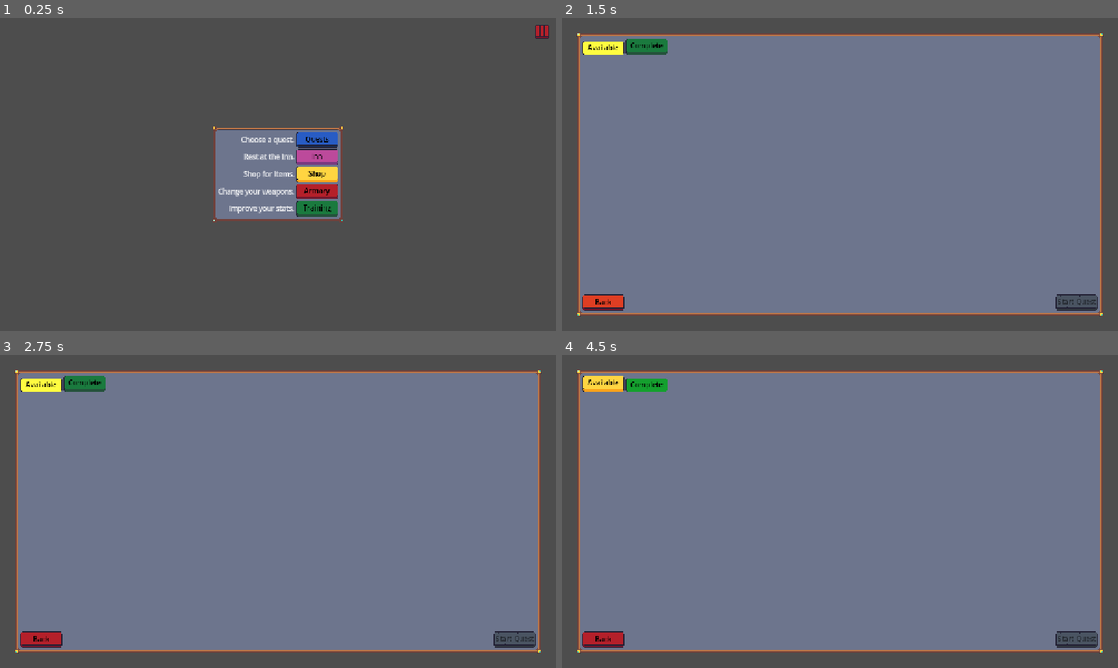
Above: before the commit, frames 1-4 (two rows, left to right).
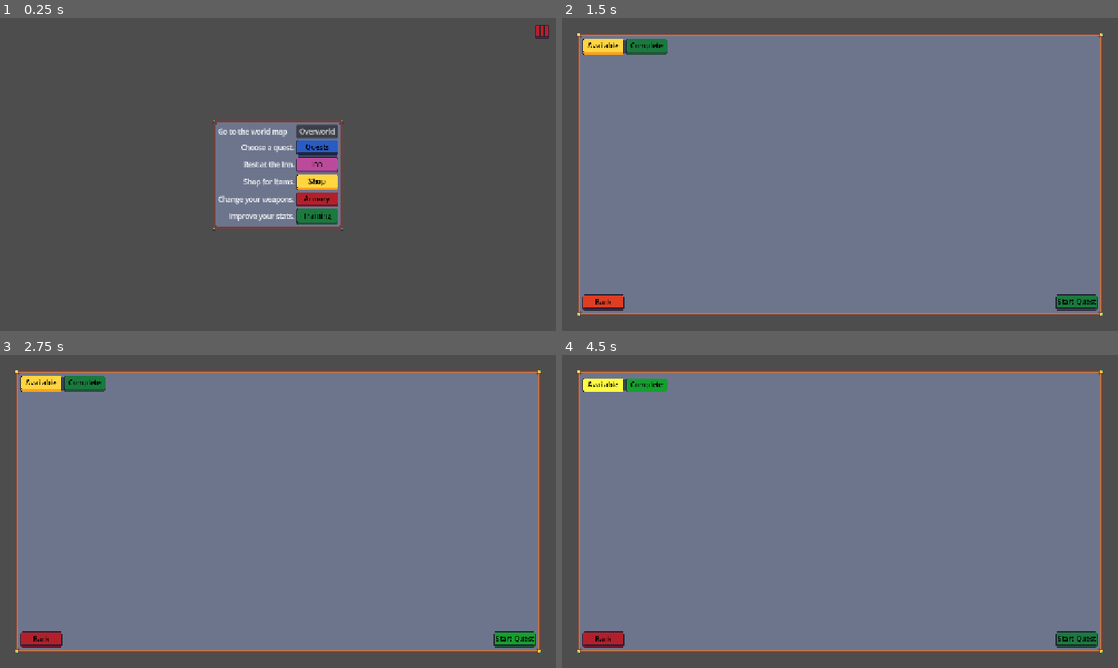
Above: after the commit, the same moments.

Repository: navtges3/PixelValley
Game: Godot game, scene res://scenes/ui/screens/village_screen.tscn
The game is run twice, just before and just after one commit, with the same random seed, the same clock (stepped at 60 frames per second) and the same inputs. This scene is started directly instead of the project's main scene.
Inputs (mouse positions are in pixels of both pictures, inside the frame that each line leads up to):
- Up to frame 1 (0.25 s): no input
- Up to frame 2 (1.5 s): click "Quests" at 0.5 s; click "Back" at 1.25 s
- Up to frame 3 (2.75 s): click (517, 639) at 2 s, where only the run after the commit has a clickable "Start Quest"
- Up to frame 4 (4.5 s): click (1079, 639) at 2.75 s, where only the run after the commit has a clickable "Start Quest"; click "Available" at 3.5 s; click "Complete" at 4.25 s

The runs differ from the first frame. In frame 1, 4.4% of the frame differs, in the area x 38-62%, y 32-68%; in frame 2, 0.7%; in frame 3, 0.7%; in frame 4, 0.7%.
Error in both runs: Invalid access to property or key 'shop' on a base object of type 'Nil'. (res://scripts/ui/screens/village_screen.gd:7)

Commit message:
Enhance screen navigation and player placement logic; add overworld transitions and entrance handling

Diff:
--- a/autoload/screen_manager.gd
+++ b/autoload/screen_manager.gd
@@ -57,7 +57,7 @@
 		.set_ease(Tween.EASE_IN_OUT)
 	await tween.finished
 
-func go_to_screen(screen_name: ScreenName, data = null) -> void:
+func go_to_screen(screen_name: ScreenName, entrance_id: String = "", data = null) -> void:
 	if _is_transitioning:
 		return
 	if not SCENE_PATHS.has(screen_name):
@@ -66,18 +66,17 @@
 	if _current_screen_name != ScreenName.NONE:
 		_history.append(_current_screen_name)
 	_current_screen_name = screen_name
-	_change_scene.call_deferred(SCENE_PATHS[screen_name], data)
+	_change_scene.call_deferred(SCENE_PATHS[screen_name], entrance_id, data)
 
-func go_back(data = null) -> void:
+func go_back(entrance_id: String = "", data = null) -> void:
 	if _history.is_empty():
 		return
 	var previous: ScreenName = _history.pop_back()
 	_current_screen_name = previous
-	_change_scene.call_deferred(SCENE_PATHS[previous], data)
+	_change_scene.call_deferred(SCENE_PATHS[previous], entrance_id, data)
 
-func _change_scene(path: String, data = null) -> void:
+func _change_scene(path: String, entrance_id: String = "", data = null) -> void:
 	_is_transitioning = true
-
 	await _fade(1.0)
 
 	var scene = load(path).instantiate()
@@ -86,8 +85,9 @@
 	get_tree().current_scene = scene
 	if data != null and scene.has_method("setup"):
 		scene.setup(data)
+	if entrance_id != "" and scene.has_method("place_player_at_entrance"):
+		scene.place_player_at_entrance(entrance_id)
 
 	await get_tree().process_frame
 	await _fade(0.0)
-
 	_is_transitioning = false
--- a/scenes/ui/screens/village_screen.tscn
+++ b/scenes/ui/screens/village_screen.tscn
@@ -49,6 +49,14 @@
 size_flags_horizontal = 4
 size_flags_vertical = 4
 columns = 2
+
+[node name="OverworldLabel" type="Label" parent="UIRoot/PanelContainer/GridContainer" unique_id=1336576819]
+layout_mode = 2
+text = "Go to the world map"
+
+[node name="OverworldButton" type="Button" parent="UIRoot/PanelContainer/GridContainer" unique_id=558374382]
+layout_mode = 2
+text = "Overworld"
 
 [node name="QuestLabel" type="Label" parent="UIRoot/PanelContainer/GridContainer" unique_id=18049282]
 layout_mode = 2
@@ -110,6 +118,7 @@
 visible = false
 
 [connection signal="pressed" from="UIRoot/PauseButton" to="." method="_on_pause_button_pressed"]
+[connection signal="pressed" from="UIRoot/PanelContainer/GridContainer/OverworldButton" to="." method="_on_overworld_button_pressed"]
 [connection signal="pressed" from="UIRoot/PanelContainer/GridContainer/QuestsButton" to="." method="_on_quests_button_pressed"]
 [connection signal="pressed" from="UIRoot/PanelContainer/GridContainer/InnButton" to="." method="_on_inn_button_pressed"]
 [connection signal="pressed" from="UIRoot/PanelContainer/GridContainer/ShopButton" to="." method="_on_shop_button_pressed"]
--- a/scenes/world/overworld.tscn
+++ b/scenes/world/overworld.tscn
@@ -1,5 +1,6 @@
 [gd_scene format=4 uid="uid://nykwxs7ltjyo"]
 
+[ext_resource type="Script" uid="uid://bjib22xupqply" path="res://scripts/world/overworld.gd" id="1_373mm"]
 [ext_resource type="Texture2D" uid="uid://bs76crftspga2" path="res://assets/overworld/overworld_tileset_placeholder.png" id="1_pwl2g"]
 [ext_resource type="PackedScene" uid="uid://cv120tmswg7xm" path="res://scenes/world/player.tscn" id="2_het3u"]
 
@@ -35,6 +36,7 @@
 sources/1 = SubResource("TileSetAtlasSource_pwl2g")
 
 [node name="Overworld" type="Node2D" unique_id=962620458]
+script = ExtResource("1_373mm")
 
 [node name="TileMapLayer" type="TileMapLayer" parent="." unique_id=1478391418]
 tile_map_data = PackedByteArray("AAAAAAAAAQAAAAAAAAAAAAEAAQAAAAAAAAAAAAIAAQAAAAAAAAAAAAMAAQAAAAAAAAAAAAQAAQAAAAAAAAAAAA …(19056 unchanged characters)…
@@ -42,3 +44,17 @@
 
 [node name="Player" parent="." unique_id=426329780 instance=ExtResource("2_het3u")]
 position = Vector2(656, 527)
+
+[node name="Entrances" type="Node2D" parent="." unique_id=964173781]
+
+[node name="village" type="Node2D" parent="Entrances" unique_id=429005142]
+position = Vector2(240, 687)
+
+[node name="cave" type="Node2D" parent="Entrances" unique_id=2038074304]
+position = Vector2(1264, 688)
+
+[node name="forest" type="Node2D" parent="Entrances" unique_id=373436931]
+position = Vector2(240, 144)
+
+[node name="war_camp" type="Node2D" parent="Entrances" unique_id=1547669404]
+position = Vector2(1264, 145)
--- a/scripts/ui/screens/village_screen.gd
+++ b/scripts/ui/screens/village_screen.gd
@@ -11,6 +11,9 @@
 
 func _on_pause_button_pressed():
 	pause_window.popup_centered()
+
+func _on_overworld_button_pressed() -> void:
+	ScreenManager.go_to_screen(ScreenManager.ScreenName.OVERWORLD, "village")
 
 func _on_quests_button_pressed():
 	ScreenManager.go_to_screen(ScreenManager.ScreenName.QUEST)
--- /dev/null
+++ b/scripts/world/overworld.gd
@@ -0,0 +1,8 @@
+extends Node2D
+
+func place_player_at_entrance(entrance_id: String) -> void:
+	var entrance = get_node_or_null("Entrances/" + entrance_id)
+	if entrance:
+		$Player.place_at_entrance(entrance)
+	else:
+		push_warning("Entrance not found: ", entrance_id)
--- a/scripts/world/player.gd
+++ b/scripts/world/player.gd
@@ -4,6 +4,7 @@
 
 @onready var anim: AnimatedSprite2D = $AnimatedSprite2D
 
+var _last_location_id: String = ""
 var last_direction := Vector2.DOWN
 
 func _physics_process(_delta: float) -> void:
@@ -35,8 +36,16 @@
 	var tile_data := tile_map_layer.get_cell_tile_data(tile_pos)
 	if tile_data:
 		var loc: String = tile_data.get_custom_data("location_id")
-		var danger: bool = tile_data.get_custom_data("danger")
-		if loc != "":
-			print("location: ", loc)
-		if danger:
-			print("danger zone!")
+		if loc != _last_location_id:
+			_last_location_id = loc
+			var danger: bool = tile_data.get_custom_data("danger")
+			match loc:
+				"village":
+					ScreenManager.go_to_screen(ScreenManager.ScreenName.VILLAGE, loc)
+				"cave", "forest", "war_camp":
+					print("location: ", loc)
+			if danger:
+				print("danger zone!")
+
+func place_at_entrance(entrance_node: Node2D) -> void:
+	global_position = entrance_node.global_position
Not shown, added: scripts/world/overworld.gd.uid
